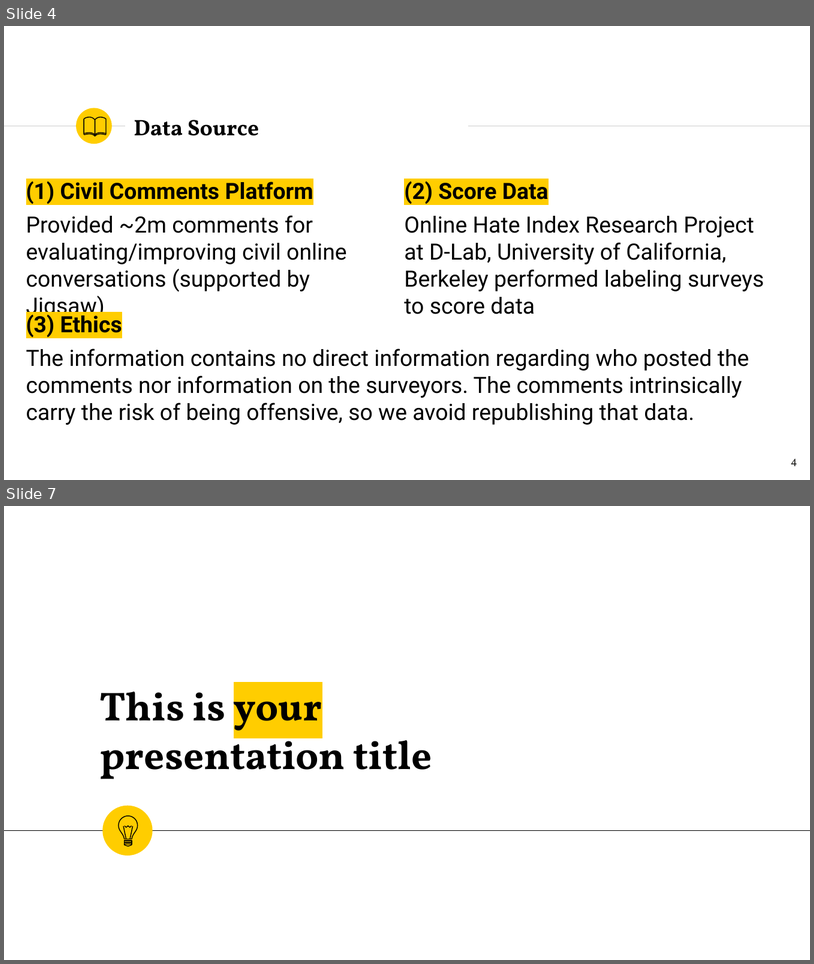
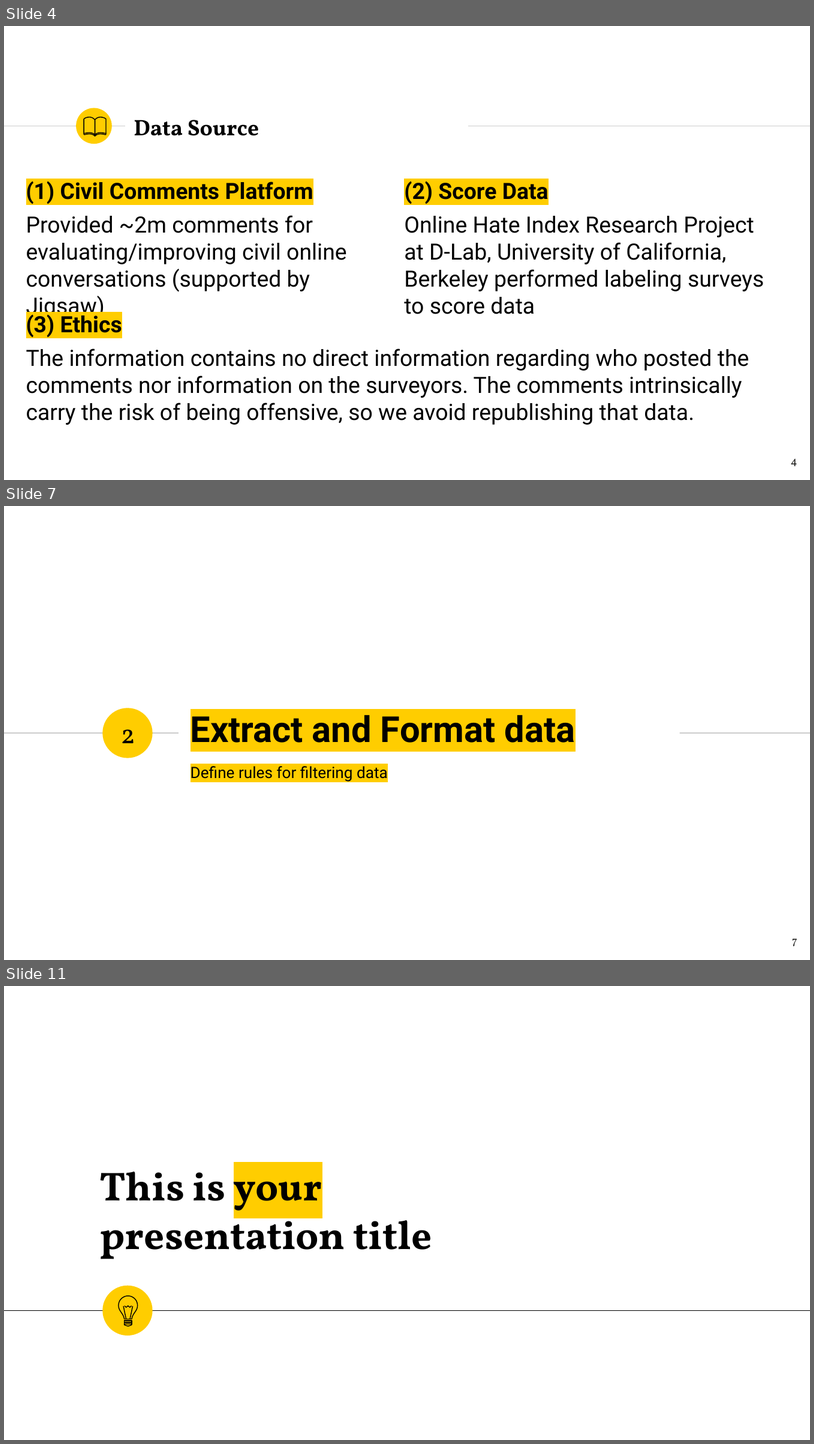
Before and after one commit to abfarahani/Toxicity-Classification, a slide deck: doc/csciFinalProjectPresentation.pptx. Shown one above the other, each under a label of ours: slides 4 and 7 before the commit, slides 4, 7 and 11 after it; the slides between them are not shown. The pictures are 814x964 and 814x1444 pixels, drawn with LibreOffice and Linux fonts; fonts in the diff are those of the drawing. Boxes give left, top, right and bottom in pixels: in the first picture for what was removed or moved away, otherwise in the second. Text is boxed around its words. In the diff, an @@ line names an element or a change of style, - is before the commit and + after.

```diff
--- a/doc/csciFinalProjectPresentation.pptx
+++ b/doc/csciFinalProjectPresentation.pptx
@@ slide 7 added at bbox=[4, 506, 810, 960], background #FFFFFF @@
@@ ellipse added at bbox=[102, 708, 152, 757], fill #FFCD00 @@
@@ title added at bbox=[191, 715, 575, 742], 32 pt, text #000000, bold @@
+Extract and Format data
@@ line added from (4, 733) to (178, 733), #CCCCCC 0.75 pt @@
@@ text added at bbox=[121, 729, 135, 743], 24 pt, text #000000 @@
+2
@@ line added from (524, 733) to (810, 733), #CCCCCC 0.75 pt @@
@@ subtitle added at bbox=[191, 766, 388, 781], 14 pt, text #000000 @@
+Define rules for filtering data
@@ page number added at bbox=[792, 938, 798, 946], 10 pt, text #1D1D1B @@
+7
@@ what was slide 7 is now slide 11 @@
```
Also in this commit, not shown: 5 slides changed, 3 other slides added.
